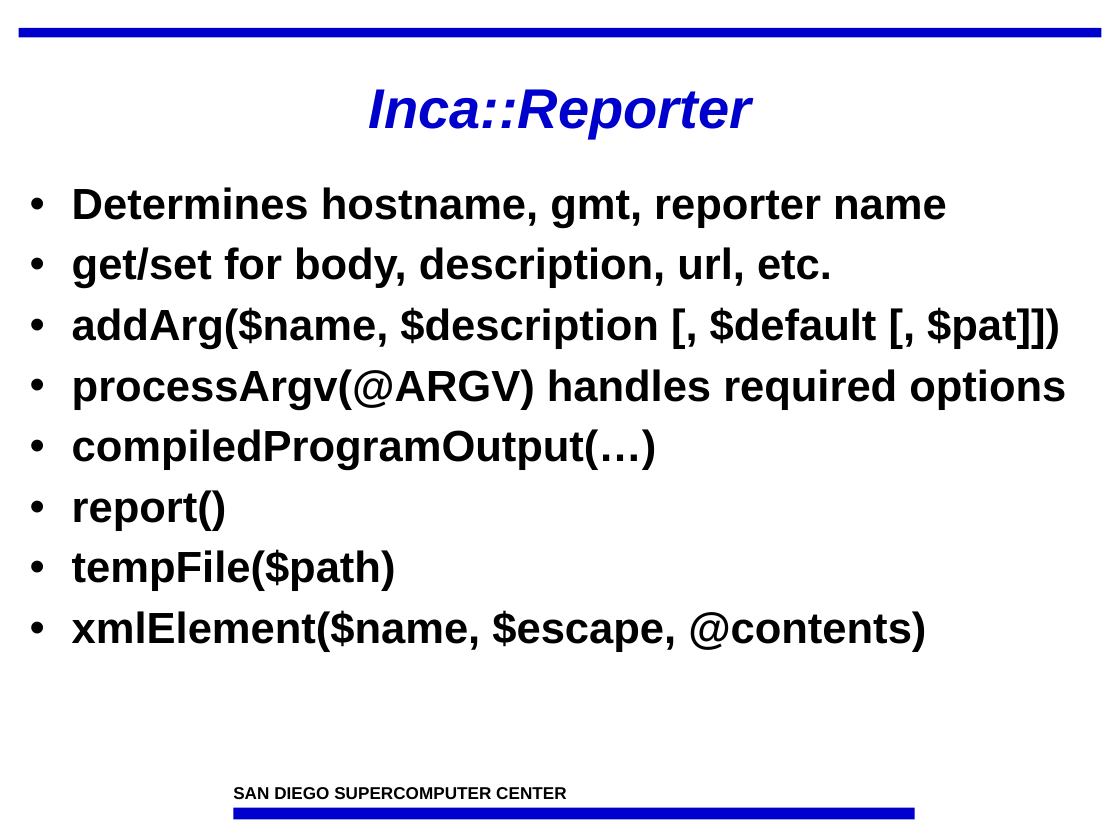
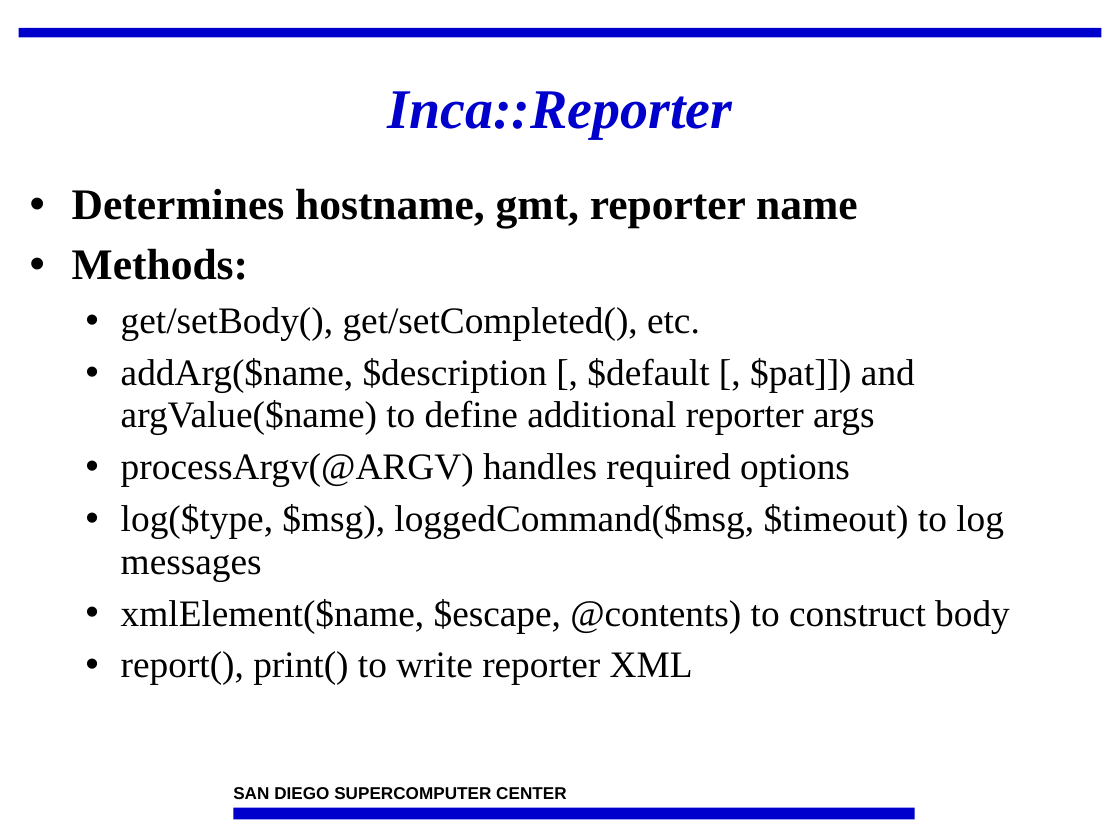
Before and after one commit to IncaProject/inca-xsede, a slide deck: slide 10 of talks/incaReporters.ppt. Drawn at 1120x840 pixels with LibreOffice and Linux fonts; fonts in the diff are those of the drawing; background and template pictures are left out. Boxes give left, top, right and bottom in pixels: in the first picture for what was removed or moved away, otherwise in the second. Text is boxed around its words. In the diff, an @@ line names an element or a change of style, - is before the commit and + after.

```diff
--- a/talks/incaReporters.ppt
+++ b/talks/incaReporters.ppt
@@ title "Inca::Reporter" at (387,91,732,139): font Arial to Times New Roman @@
@@ text at (72,188,858,486): font Arial to Times New Roman in "Determines hostname, gmt, reporter name", "processArgv(@ARGV) handles required options"; size 28 to 24 pt, bold off in "processArgv(@ARGV) handles required options"; list level 1 to 2 in "processArgv(@ARGV) handles required options" @@
@@ text at (72,248,915,434): text changed; size 28 to 24 pt; font Arial to Times New Roman; bold off @@
-• get/set for body, description, url, etc.
-• addArg($name, $description [, $default [, $pat]])
+• Methods:
+  • get/setBody(), get/setCompleted(), etc.
+  • addArg($name, $description [, $default [, $pat]]) and argValue($name) to define additional reporter args
@@ text at (121,504,1010,685): text changed; size 28 to 24 pt; font Arial to Times New Roman; bold off @@
-• compiledProgramOutput(…)
-• report()
-• tempFile($path)
-• xmlElement($name, $escape, @contents)
+  • log($type, $msg), loggedCommand($msg, $timeout) to log messages
+  • xmlElement($name, $escape, @contents) to construct body
+  • report(), print() to write reporter XML
```
Also in this commit, not shown: 22 other slides changed, 5 slides added.
